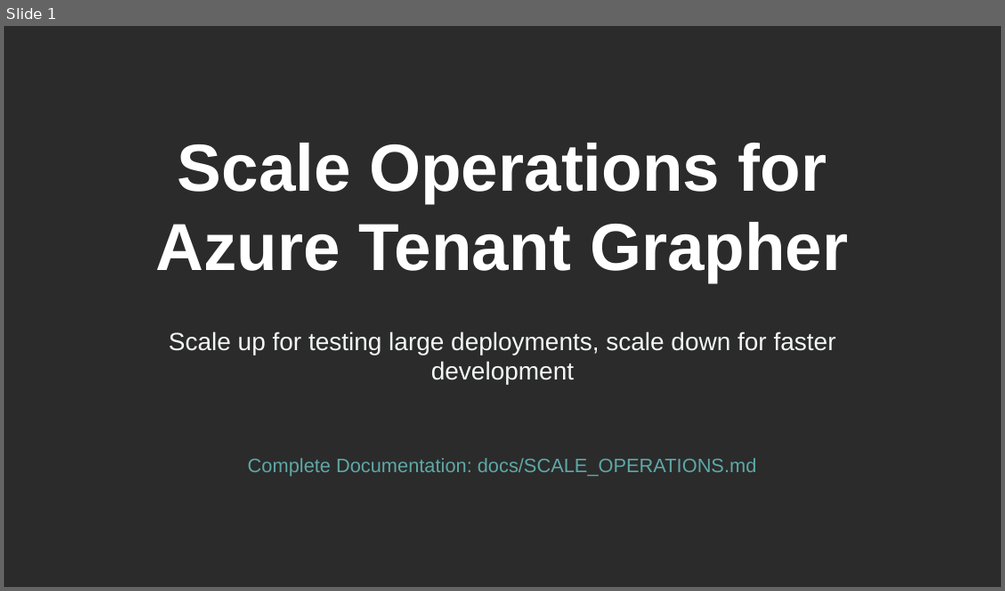
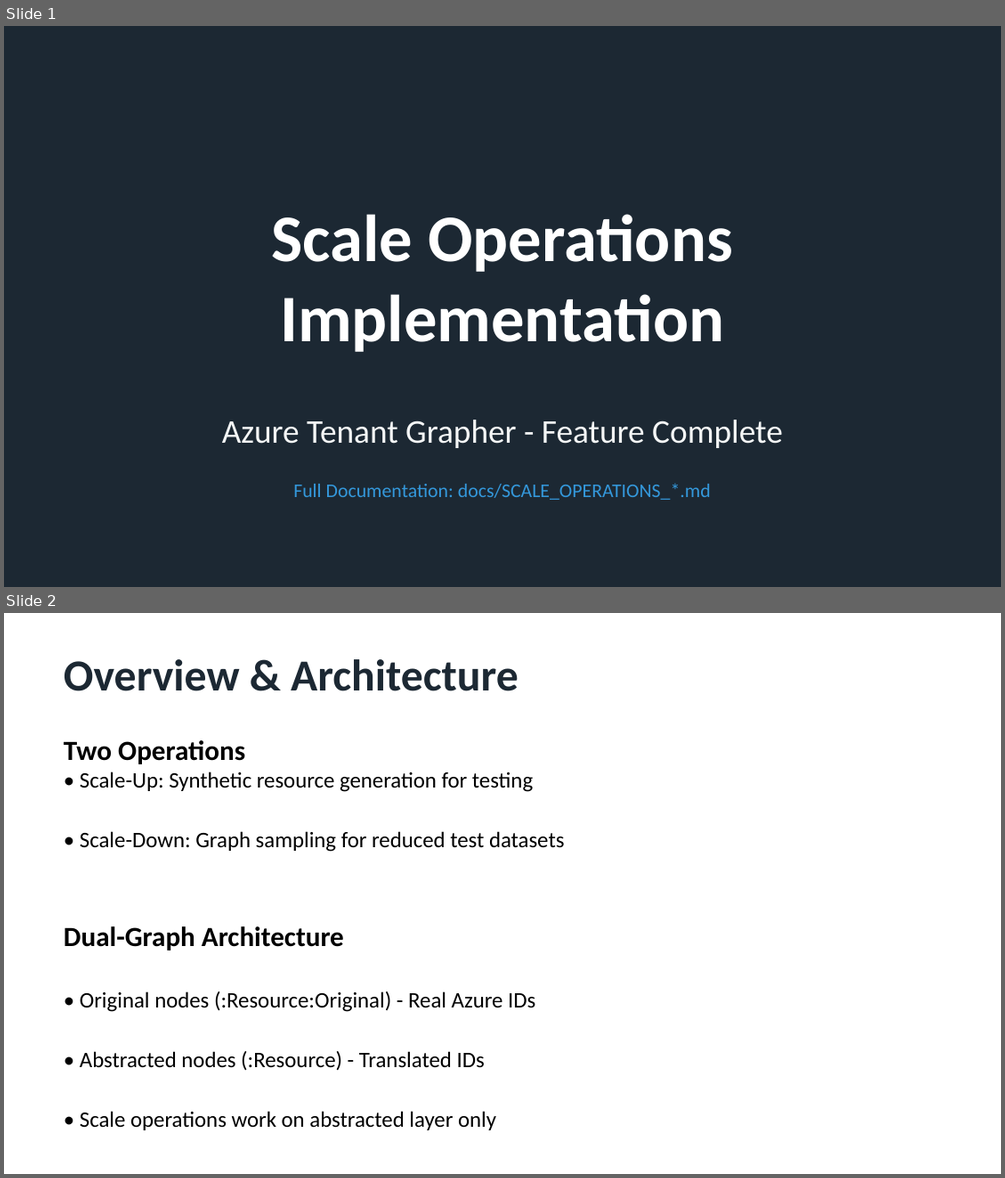
Before and after one commit to rysweet/azure-tenant-grapher, a slide deck: Scale_Operations_Implementation.pptx. Shown one above the other, each under a label of ours: slide 1 before the commit, slides 1 and 2 after it. The pictures are 1005x591 and 1005x1178 pixels, drawn with LibreOffice and Linux fonts; fonts in the diff are those of the drawing; background and template pictures are left out; a plain dark background stands for a picture behind light text. Boxes give left, top, right and bottom in pixels: in the first picture for what was removed or moved away, otherwise in the second. Text is boxed around its words. In the diff, an @@ line names an element or a change of style, - is before the commit and + after.

```diff
--- a/Scale_Operations_Implementation.pptx
+++ b/Scale_Operations_Implementation.pptx
@@ slide 2 added at bbox=[4, 613, 1001, 1174], background #FFFFFF @@
@@ text added at bbox=[64, 659, 518, 691], 32 pt, text #1C2833, bold @@
+Overview & Architecture
@@ text added at bbox=[64, 740, 565, 1130], 16 pt, text #000000 @@
+Two Operations
+• Scale-Up: Synthetic resource generation for testing
+• Scale-Down: Graph sampling for reduced test datasets
+Dual-Graph Architecture
+• Original nodes (:Resource:Original) - Real Azure IDs
+• Abstracted nodes (:Resource) - Translated IDs
+• Scale operations work on abstracted layer only
@@ slide 1 changed as well @@
@@ background picture (left out) to #1C2833 @@
@@ text at bbox=[272, 214, 733, 352]: text changed; font Arial to Calibri @@
-Scale Operations for Azure Tenant Grapher
+Scale Operations
+Implementation
@@ vertical alignment top to middle in 3 elements at bbox=[293, 483, 711, 499], bbox=[272, 214, 733, 352], bbox=[222, 419, 783, 448] @@
@@ text at bbox=[222, 419, 783, 448]: text changed; size 18 to 24 pt; font Arial to Calibri @@
-Scale up for testing large deployments, scale down for faster development
+Azure Tenant Grapher - Feature Complete
@@ text at bbox=[293, 483, 711, 499]: text changed; font Arial to Calibri; text colour #5EA8A7 to #3498DB @@
-Complete Documentation: docs/SCALE_OPERATIONS.md
+Full Documentation: docs/SCALE_OPERATIONS_*.md
```
Also in this commit, not shown: 9 other slides added, 10 slides removed.
